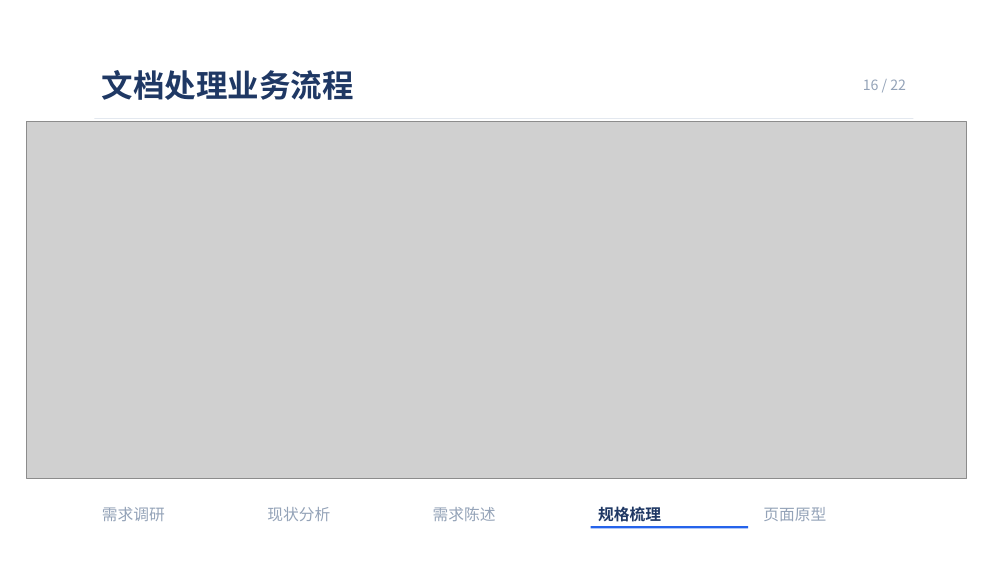
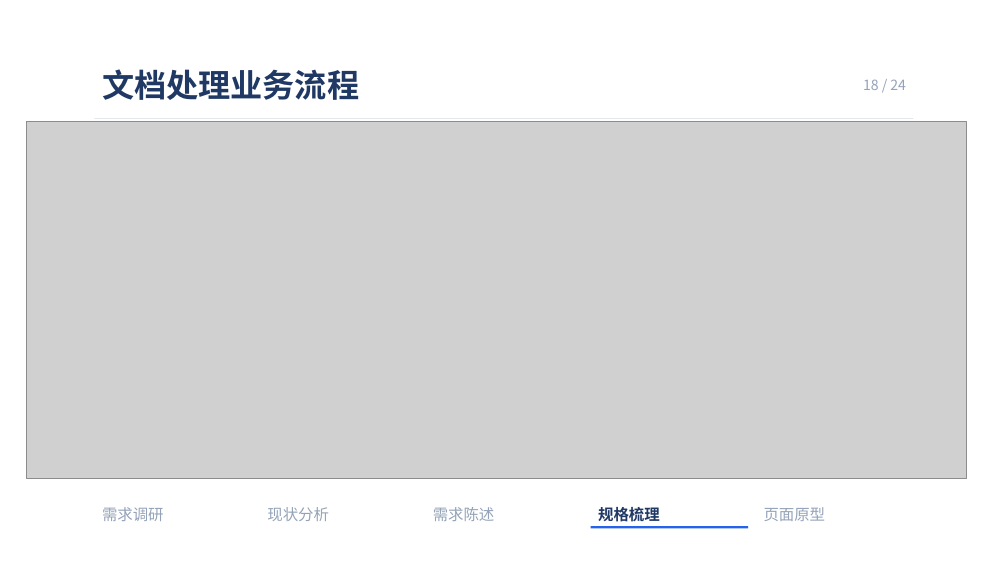
Before and after one commit to Echo-9916/EduDocAssistant, a slide deck: slide 18 of 04_演示汇报/校园智能文档助手-需求说明汇报.pptx (slide 16 before the commit). Drawn at 1008x567 pixels with LibreOffice and Linux fonts; fonts in the diff are those of the drawing; grey boxes stand for pictures. Boxes give left, top, right and bottom in pixels: in the first picture for what was removed or moved away, otherwise in the second. Text is boxed around its words. In the diff, an @@ line names an element or a change of style, - is before the commit and + after.

Commit message:
docs(*): 补充演示汇报内容,完结需求调研工作

```diff
--- a/04_演示汇报/校园智能文档助手-需求说明汇报.pptx
+++ b/04_演示汇报/校园智能文档助手-需求说明汇报.pptx
@@ text "文档处理业务流程" at <box>102,69,359,100</box>: size 30 to 30.7 pt @@
@@ text at <box>863,79,906,90</box>: text changed; size 13.5 to 13.3 pt @@
-16 / 22
+18 / 24
@@ size 15 to 14.7 pt in 5 elements at <box>102,507,164,521</box>, <box>267,507,329,521</box>, <box>433,507,495,521</box>, <box>598,504,660,524</box>, <box>764,507,826,521</box> @@
```
Also in this commit, not shown: 20 other slides changed, 2 slides added, 7 other files.
